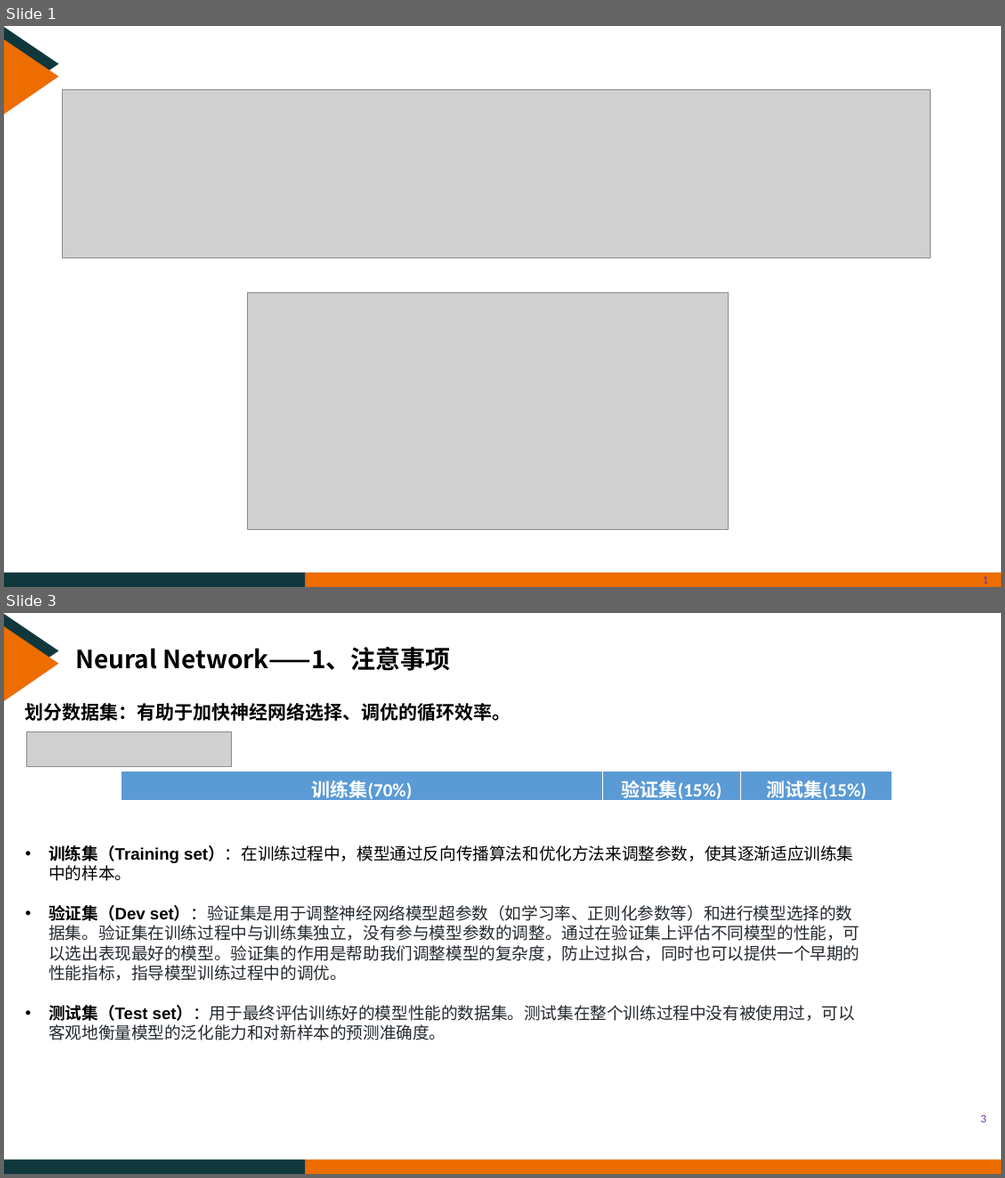
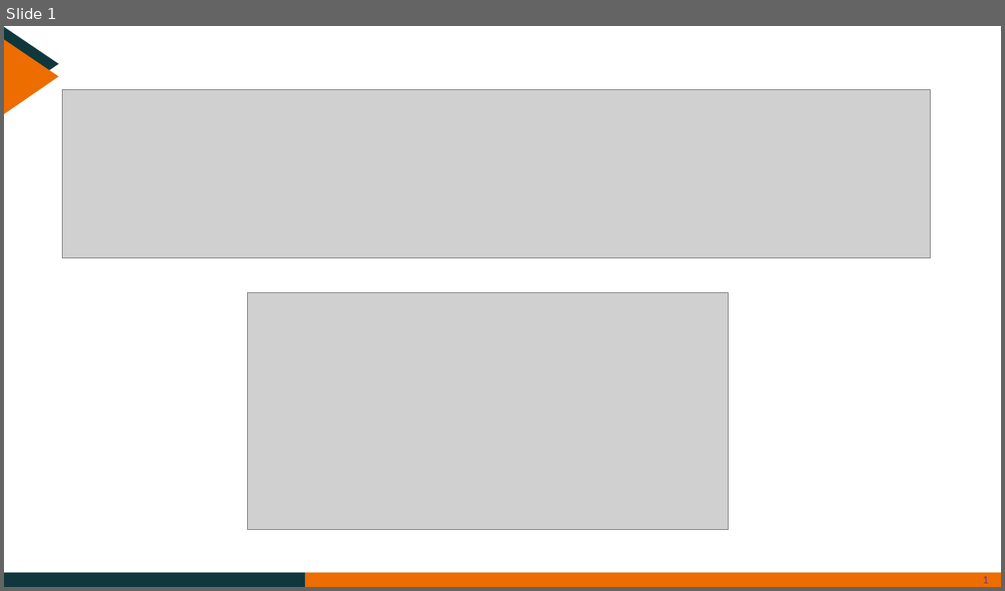
Before and after one commit to CreatorYu/Yu, a slide deck: YXQ.pptx. Shown one above the other, each under a label of ours: slides 1 and 3 before the commit, slide 1 after it; the slides between them are not shown. The pictures are 1005x1178 and 1005x591 pixels, drawn with LibreOffice and Linux fonts; fonts in the diff are those of the drawing; grey boxes stand for pictures; background and template pictures are left out. Boxes give left, top, right and bottom in pixels: in the first picture for what was removed or moved away, otherwise in the second. Text is boxed around its words. In the diff, an @@ line names an element or a change of style, - is before the commit and + after.

```diff
--- a/YXQ.pptx
+++ b/YXQ.pptx
@@ slide 3 removed at bbox=[4, 613, 1001, 1174], background #FFFFFF; not listed: 4 template elements that a slide beside it also shows @@
@@ text removed at bbox=[75, 647, 451, 671] @@
-Neural Network——1、注意事项
@@ text removed at bbox=[25, 703, 511, 721] @@
-划分数据集：有助于加快神经网络选择、调优的循环效率。
@@ picture removed at bbox=[27, 731, 231, 765] @@
@@ table removed at bbox=[121, 771, 892, 804], 1 rows, 3 columns @@
-训练集(70%) | 验证集(15%) | 测试集(15%)
@@ text removed at bbox=[48, 845, 859, 1040] @@
-• 训练集（Training set）：在训练过程中，模型通过反向传播算法和优化方法来调整参数，使其逐渐适应训练集中的样本。
-• 验证集（Dev set）：验证集是用于调整神经网络模型超参数（如学习率、正则化参数等）和进行模型选择的数据集。验证集在训练过程中与训练集独立，没有参与模型参数的调整。通过在验证集上评估不同模型的性能，可以选出表现最好的模型。验证集的作用是帮助我们调整模型的复杂度，防止过拟合，同时也可以提供一个早期的性能指标，指导模型训练过程中的调优。
-• 测试集（Test set）：用于最终评估训练好的模型性能的数据集。测试集在整个训练过程中没有被使用过，可以客观地衡量模型的泛化能力和对新样本的预测准确度。
@@ page number removed at bbox=[980, 1114, 986, 1122] @@
-3
```
Also in this commit, not shown: 3 slides changed, 13 slides added, 19 other slides removed, 1 other file.
